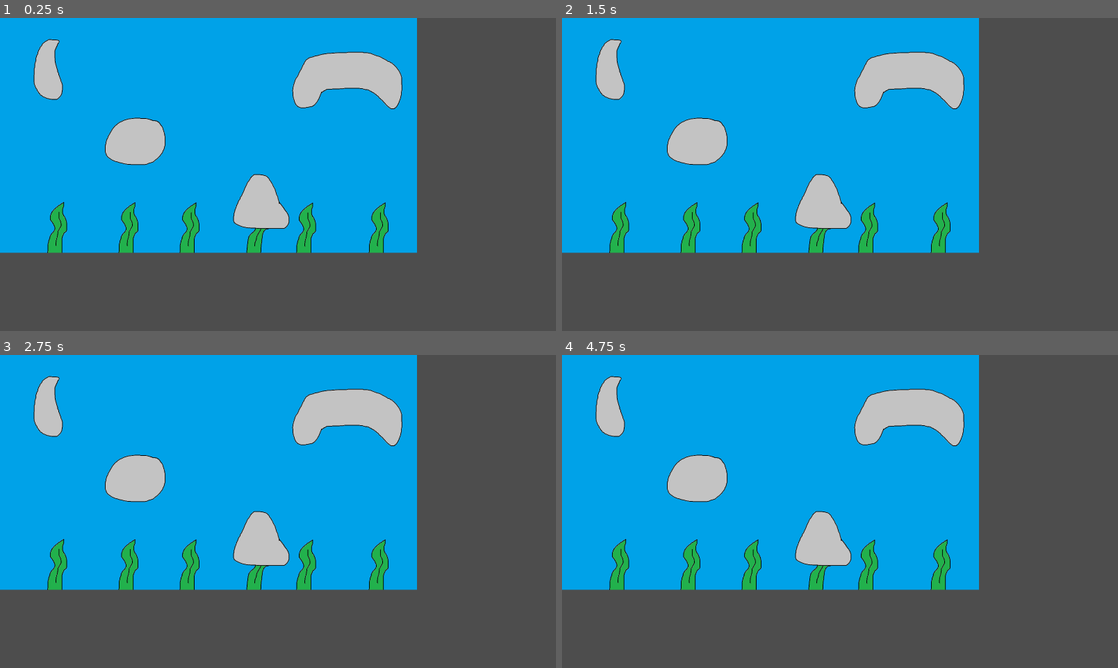
Above: before the commit, frames 1-4 (two rows, left to right).
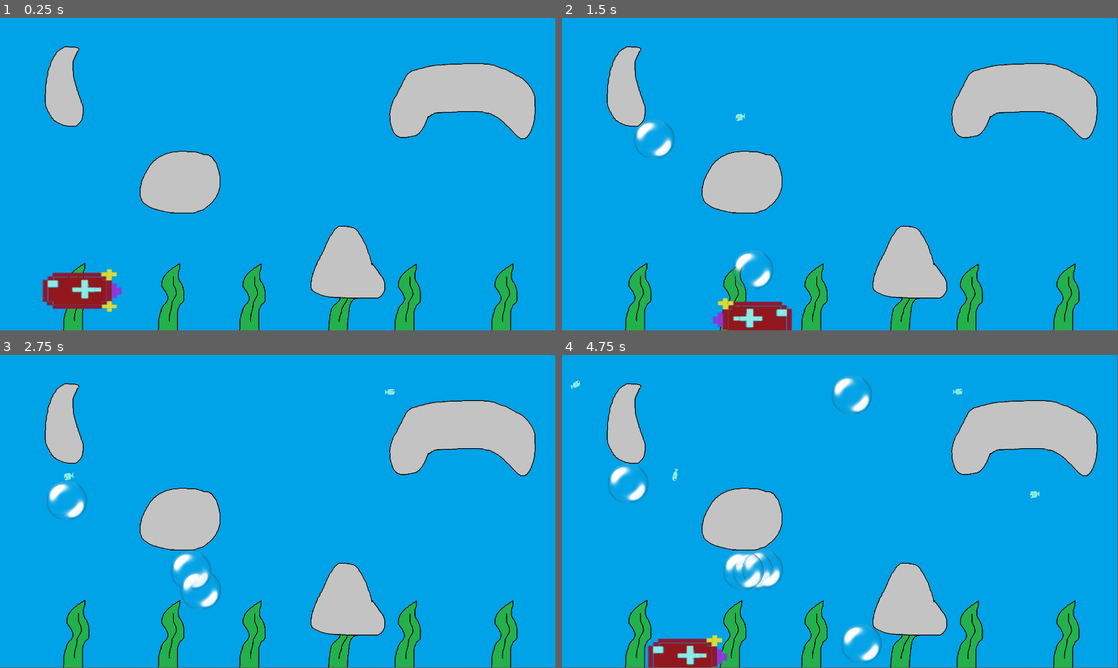
Above: after the commit, the same moments.

Repository: cachola25/cs447-subvival
Game: Godot game, scene res://level.tscn
The game is run twice, just before and just after one commit, with the same random seed, the same clock (stepped at 60 frames per second) and the same inputs. This scene is started directly instead of the project's main scene.
Inputs:
- Up to frame 1 (0.25 s): no input
- Up to frame 2 (1.5 s): tap Enter at 0.5 s; hold D (move_right) 0.53-1.28 s; tap Space (release_bubble) at 0.6, 1.35 s; hold S (move_down) from 1.28 s (still down)
- Up to frame 3 (2.75 s): release S (move_down) at 2.03 s; hold D (move_right) from 2.03 s (still down); tap Space (release_bubble) at 2.1 s
- Up to frame 4 (4.75 s): release D (move_right) at 2.78 s; hold W (move_up) 2.78-3.53 s; tap Space (release_bubble) at 2.85, 3.6, 4.35 s; hold A (move_left) from 3.53 s (still down)
In our replay, the window is 800x450 before the commit and 799x449 after it. These sizes can differ from the game's own. Grey fills any space a smaller window leaves; there, only what the larger window draws over its background counts as a difference.

The runs differ from the first frame. In frame 1, 56% of the frame differs, in the area x 0-100%, y 0-100%; in frame 2, 56%; in frame 3, 57%; in frame 4, 57%.

Commit message:
Integration w/ new art
Added the sub to the new level art
and redid the nodes to have the
rocks collide with the sub and bubbles.

Diff:
--- a/bubble.gd
+++ b/bubble.gd
@@ -1,12 +1,14 @@
 extends CharacterBody2D
 
 const SPEED = 800
-
+signal capture_fish
 # Bubble should move upwards
 func _ready():
 	velocity = Vector2.ZERO
 	velocity.y = -SPEED  # Set the bubble to move upwards
 
 func _process(delta):
-	#position += velocity * delta  # Move the bubble upwards
 	var collision_info = move_and_collide(velocity * delta)
+	if collision_info:
+		if (collision_info.get_collider() is money_fish):
+			emit_signal("capture_fish")
--- a/bubble.tscn
+++ b/bubble.tscn
@@ -24,7 +24,7 @@
 [node name="bubble" type="CharacterBody2D"]
 show_behind_parent = true
 z_as_relative = false
-collision_layer = 2
+collision_layer = 0
 collision_mask = 2
 script = ExtResource("1_gvl63")
 
--- a/level.tscn
+++ b/level.tscn
@@ -1,28 +1,90 @@
-[gd_scene load_steps=2 format=3 uid="uid://1hnoh3dfe6hp"]
+[gd_scene load_steps=7 format=3 uid="uid://1hnoh3dfe6hp"]
 
+[ext_resource type="PackedScene" uid="uid://cnemvuq4712kt" path="res://submarine.tscn" id="1_pdhn7"]
 [ext_resource type="Texture2D" uid="uid://bqmltib1gqkeq" path="res://art/Levels/1.png" id="1_u6ig5"]
+[ext_resource type="Script" path="res://spawn_fish.gd" id="2_okg1x"]
+
+[sub_resource type="Curve2D" id="Curve2D_sp0ak"]
+_data = {
+"points": PackedVector2Array(0, 0, 0, 0, 4, 126, 0, 0, 0, 0, 212, 43, 0, 0, 0, 0, 1290, 143, 0, 0, 0, 0, 2565, 105)
+}
+point_count = 4
+
+[sub_resource type="Curve2D" id="Curve2D_qvx27"]
+_data = {
+"points": PackedVector2Array(0, 0, 0, 0, 2564, 256, 0, 0, 0, 0, 2491.59, 424.333, 0, 0, 0, 0, 1961.88, 459.333, 0, 0, 0, 0, 1192.14, 281.833, 0, 0, 0, 0, 307.07, 393.5, 0, 0, 0, 0, 4, 276)
+}
+point_count = 6
+
+[sub_resource type="Curve2D" id="Curve2D_258jv"]
+_data = {
+"points": PackedVector2Array(0, 0, 0, 0, 1, 421, -35.3176, -166.497, 35.3176, 166.497, 209, 561, 100.908, -211.906, -100.908, 211.906, 514, 448, 556.673, 136.225, -556.673, -136.225, 619.155, 725, 0, 0, 0, 0, 1007.86, 725, 563.401, 139.589, -563.401, -139.589, 1314.24, 426, -272.45, 289.268, 272.45, -289.268, 1523.44, 649, 289.268, -198.452, -289.268, 198.452, 1939.15, 559, 0, 0, 0, 0, 2192, 609, 262.36, -264.041, -262.36, 264.041, 2395.34, 589, 0, 0, 0, 0, 2560, 598)
+}
+point_count = 11
 
 [node name="Level1" type="Node2D"]
+
+[node name="submarine" parent="." instance=ExtResource("1_pdhn7")]
+position = Vector2(287, 960)
+
+[node name="spawn_fish" type="Node2D" parent="."]
+z_index = 1
+script = ExtResource("2_okg1x")
+
+[node name="Path2D_1" type="Path2D" parent="spawn_fish"]
+position = Vector2(1.00898, 0)
+scale = Vector2(0.747755, 1)
+curve = SubResource("Curve2D_sp0ak")
+
+[node name="PathFollow2D" type="PathFollow2D" parent="spawn_fish/Path2D_1"]
+position = Vector2(4, 126)
+rotation = -0.379677
+
+[node name="Path2D_2" type="Path2D" parent="spawn_fish"]
+position = Vector2(1.01719, -51.2)
+scale = Vector2(0.745703, 1.2)
+curve = SubResource("Curve2D_qvx27")
+
+[node name="PathFollow2D" type="PathFollow2D" parent="spawn_fish/Path2D_2"]
+position = Vector2(2564, 256)
+rotation = 1.97703
+
+[node name="Path2D_3" type="Path2D" parent="spawn_fish"]
+position = Vector2(0.259086, 0)
+scale = Vector2(0.740914, 1)
+curve = SubResource("Curve2D_258jv")
+
+[node name="PathFollow2D" type="PathFollow2D" parent="spawn_fish/Path2D_3"]
+position = Vector2(1, 421)
+rotation = 0.592427
+
+[node name="spawn_timer" type="Timer" parent="spawn_fish"]
+
+[node name="money_fish_spawn_timer" type="Timer" parent="spawn_fish"]
 
 [node name="TextureRect" type="TextureRect" parent="."]
 offset_right = 151.0
 offset_bottom = 88.0
 texture = ExtResource("1_u6ig5")
 
-[node name="Area2D" type="Area2D" parent="."]
+[node name="StaticBody2D" type="StaticBody2D" parent="."]
+collision_layer = 3
+collision_mask = 3
 
-[node name="Rock1" type="CollisionPolygon2D" parent="Area2D"]
+[node name="Rock1" type="CollisionPolygon2D" parent="StaticBody2D"]
 position = Vector2(207, 205)
 polygon = PackedVector2Array(62, -101, 66, -92, 51, -70, 45, -48, 45, -22, 50, 10, 57, 31, 67, 65, 76, 94, 82, 106, 79, 126, 75, 153, 59, 168, 42, 172, 2, 165, -24, 146, -45, 113, -51, 74, -48, 28, -42, -19, -26, -63, -1, -96, 20, -107, 45, -105)
 
-[node name="Rock2" type="CollisionPolygon2D" parent="Area2D"]
+[node name="Rock2" type="CollisionPolygon2D" parent="StaticBody2D"]
 position = Vector2(646, 462)
 polygon = PackedVector2Array(12, -2, 39, 3, 54, 9, 72, 12, 88, 21, 98, 36, 106, 49, 112, 72, 115, 102, 114, 127, 102, 156, 88, 177, 66, 196, 37, 208, 23, 214, -42, 213, -78, 208, -120, 197, -143, 182, -156, 170, -162, 144, -158, 113, -143, 73, -118, 37, -98, 20, -71, 8, -48, 2, -22, -1)
 
-[node name="Rock3" type="CollisionPolygon2D" parent="Area2D"]
+[node name="Rock3" type="CollisionPolygon2D" parent="StaticBody2D"]
 position = Vector2(1610, 159)
 polygon = PackedVector2Array(11, 1, 65, 1, 97, 4, 136, 18, 168, 36, 206, 58, 221, 77, 233, 94, 238, 108, 239, 146, 240, …(380 unchanged characters)…
 
-[node name="CollisionPolygon2D" type="CollisionPolygon2D" parent="Area2D"]
+[node name="CollisionPolygon2D" type="CollisionPolygon2D" parent="StaticBody2D"]
 position = Vector2(1191, 721)
 polygon = PackedVector2Array(12, -1, 30, 5, 39, 10, 49, 20, 57, 33, 69, 56, 76, 69, 81, 83, 84, 95, 90, 108, 96, 131, 1 …(231 unchanged characters)…
+
+[connection signal="timeout" from="spawn_fish/money_fish_spawn_timer" to="spawn_fish" method="_on_money_fish_spawn_timer_timeout"]
--- /dev/null
+++ b/money_fish.gd
@@ -0,0 +1,9 @@
+extends CharacterBody2D
+
+class_name money_fish
+
+func _ready() -> void:
+	pass
+
+func _process(delta: float) -> void:
+	pass
--- a/money_fish.tscn
+++ b/money_fish.tscn
@@ -1,6 +1,7 @@
-[gd_scene load_steps=5 format=3 uid="uid://ckuhsdp13b5ex"]
+[gd_scene load_steps=6 format=3 uid="uid://ckuhsdp13b5ex"]
 
 [ext_resource type="Texture2D" uid="uid://dpixamx56528s" path="res://art/money_fish.png" id="1_0hbif"]
+[ext_resource type="Script" path="res://money_fish.gd" id="1_4jxdb"]
 
 [sub_resource type="RectangleShape2D" id="RectangleShape2D_fp3nj"]
 size = Vector2(44, 20)
@@ -23,6 +24,7 @@
 [node name="money_fish" type="CharacterBody2D"]
 collision_layer = 2
 collision_mask = 2
+script = ExtResource("1_4jxdb")
 
 [node name="CollisionShape2D" type="CollisionShape2D" parent="."]
 shape = SubResource("RectangleShape2D_fp3nj")
--- a/ocean.tscn
+++ b/ocean.tscn
@@ -37,6 +37,7 @@
 position = Vector2(1078, 1051)
 
 [node name="spawn_fish" type="Node2D" parent="."]
+visible = false
 script = ExtResource("4_jvoty")
 
 [node name="Path2D_1" type="Path2D" parent="spawn_fish"]
--- a/project.godot
+++ b/project.godot
@@ -17,8 +17,8 @@
 
 [display]
 
-window/size/viewport_width=2560
-window/size/viewport_height=1440
+window/size/viewport_width=1920
+window/size/viewport_height=1080
 
 [dotnet]
 
--- a/spawn_fish.gd
+++ b/spawn_fish.gd
@@ -11,6 +11,7 @@
 	var random_path = paths[randi() % paths.size()]
 	var money_fish = money_fish_scene.instantiate()
 	var path_follow = PathFollow2D.new()
+	path_follow.z_index = 2
 	random_path.add_child(path_follow)
 	path_follow.add_child(money_fish)
 	add_child(path_follow)
@@ -25,7 +26,7 @@
 	paths.append($Path2D_1)
 	paths.append($Path2D_2)
 	paths.append($Path2D_3)
-	$spawn_timer.start()
+	$money_fish_spawn_timer.start()
 
 
 # Called every frame. 'delta' is the elapsed time since the previous frame.
@@ -38,8 +39,7 @@
 			active_money_fish.remove_at(i)
 			curr_fish.queue_free()
 
-
-func _on_spawn_timer_timeout() -> void:
+func _on_money_fish_spawn_timer_timeout() -> void:
 	if not len(active_money_fish) <= MAX_FISH:
 		return
 	spawn_fish()
